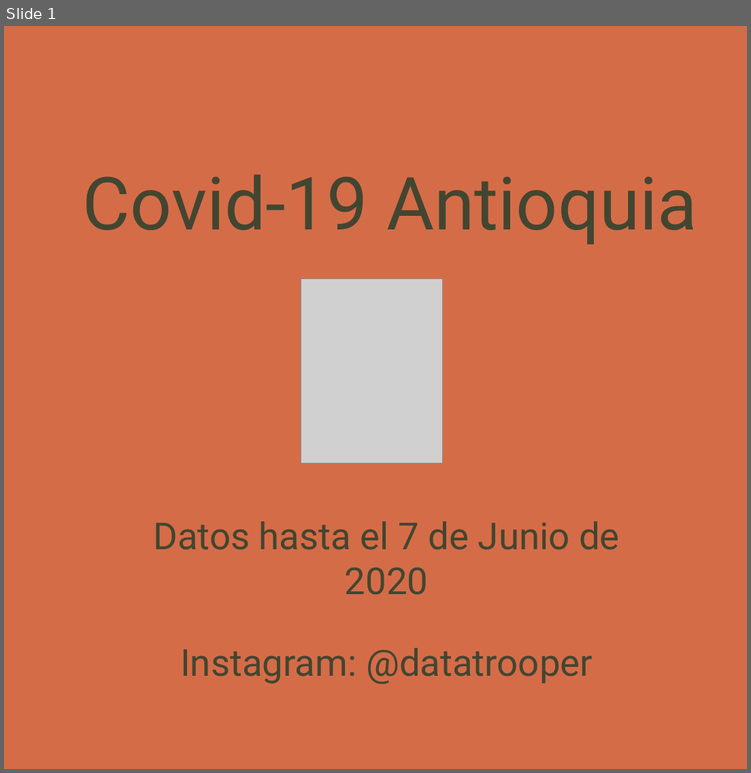
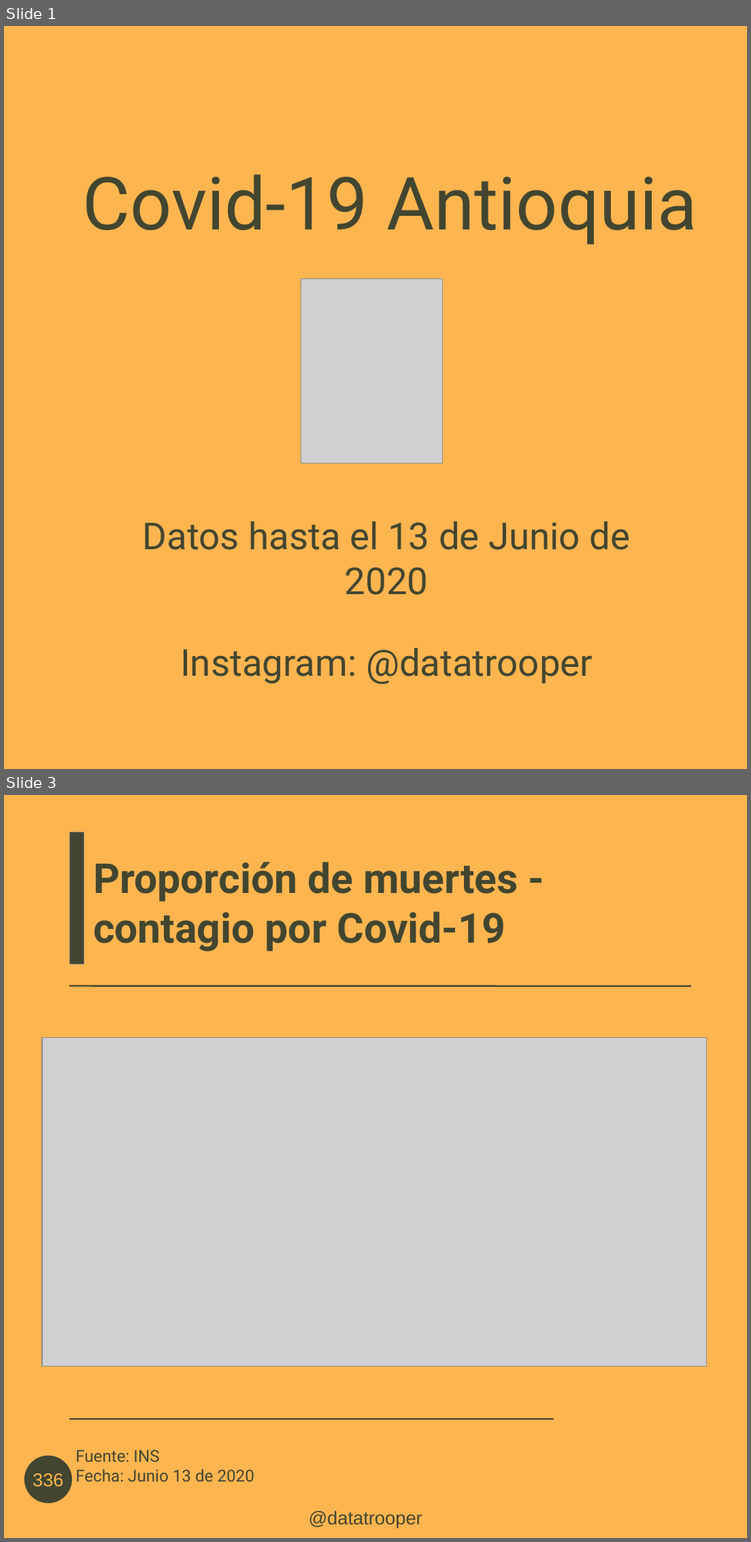
Before and after one commit to datatrooper/instatrooper, a slide deck: styles/covid antioquia.odp. Shown one above the other, each under a label of ours: slide 1 before the commit, slides 1 and 3 after it; the slides between them are not shown. The pictures are 751x773 and 751x1542 pixels, drawn with LibreOffice and Linux fonts; fonts in the diff are those of the drawing; grey boxes stand for pictures; background and template pictures are left out. Boxes give left, top, right and bottom in pixels: in the first picture for what was removed or moved away, otherwise in the second. Text is boxed around its words. In the diff, an @@ line names an element or a change of style, - is before the commit and + after.

Commit message:
covid antioquia y valle

```diff
--- a/styles/covid antioquia.odp
+++ b/styles/covid antioquia.odp
@@ slide 3 added at (x1=4, y1=795, x2=747, y2=1538), background #FDB550 @@
@@ rectangle added at (x1=69, y1=832, x2=84, y2=964), fill #424630, outline #808080 0 pt @@
@@ title added at (x1=93, y1=862, x2=517, y2=951), 40 pt, text #424630, bold @@
+Proporción de muertes - contagio por Covid-19
@@ line added from (69, 986) to (691, 986), #424630 1.5 pt @@
@@ picture added at (x1=42, y1=1038, x2=706, y2=1367) @@
@@ line added from (69, 1419) to (553, 1419), #424630 1.5 pt @@
@@ ellipse added at (x1=26, y1=1457, x2=70, y2=1501), fill #424630, outline #424630 3 pt, 18 pt, text #FDB550 @@
+336
@@ text added at (x1=75, y1=1449, x2=254, y2=1481), 16 pt, text #424630 @@
+Fuente: INS
+Fecha: Junio 13 de 2020
@@ text added at (x1=309, y1=1510, x2=422, y2=1527), 18 pt, text #424630 @@
+@datatrooper
@@ slide 1 changed as well @@
@@ background #D56C48 to #FDB550 @@
@@ title at (x1=143, y1=521, x2=630, y2=594): text changed @@
-Datos hasta el 7 de Junio de 2020
+Datos hasta el 13 de Junio de 2020
```
Also in this commit, not shown: 8 other slides changed, 7 other files.
